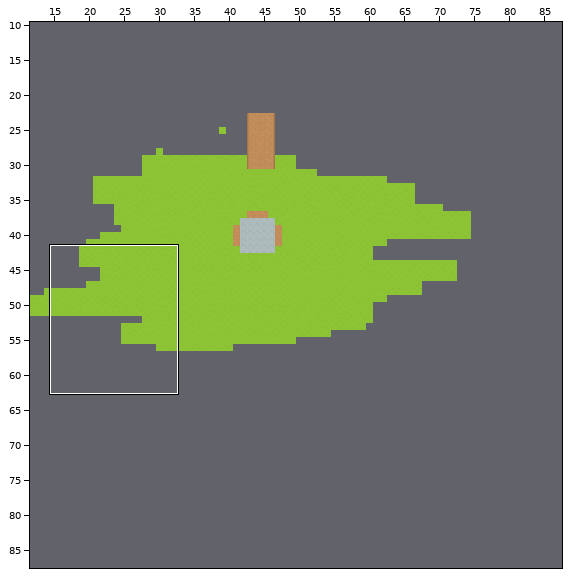
A Tiled map gets an edit: Assets/Tilemaps/seatest.tmx. Above, an overview of the earlier version with the close-up marked.
Close-up. The starting point:
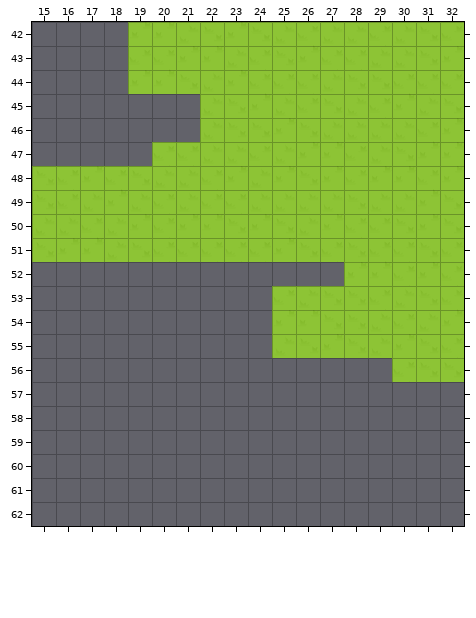
Cells are 32x32 px. Shown: x 15..32, y 42..62. The commit also changed other parts of the map, which this record leaves out.
Now the later version:
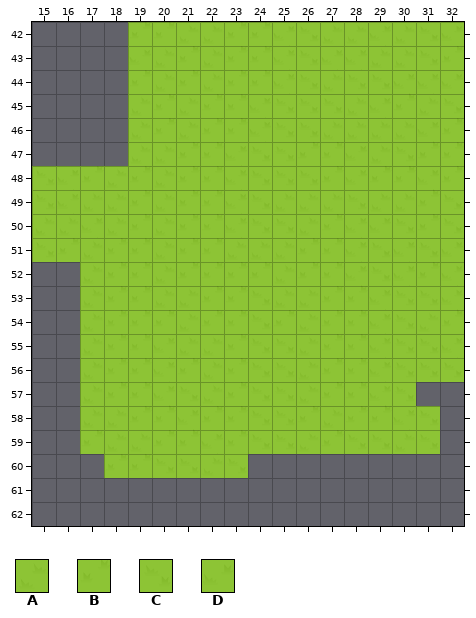
Key: from "RPGpack_sheet": A 41, B 42, C 81, D 82.
_ is an empty cell.
Changes in this commit:
Layer "Island":
There is now tile A in rows 45 to 46 at x 19 and 21; in row 47 at x 19; in row 52 at x 17, 20 and 25; in row 53 at x 17 and 20 to 21; in row 54 at x 17 and 21; in row 55 at x 17 and 21 to 22.
There is now tile A in rows 56 to 57 at x 17, 22 and 26; in row 58 at x 17 to 18 and 27; in row 59 at x 18 to 19, 26 and 30; in row 60 at x 22.
There is now tile B in rows 45 to 46 at x 20; in row 52 at x 18 to 19, 21 to 24 and 26 to 27; in row 53 at x 18 to 19 and 22 to 23; in row 54 at x 18 to 20 and 22 to 23; in row 55 at x 18 to 19 and 23; in row 56 at x 18 to 19, 21, 23 and 27 to 28.
There is now tile B in row 57 at x 18 to 19, 23 and 27 to 28; in row 58 at x 19 to 20, 22 to 23, 26 and 28 to 29; in row 59 at x 17, 20 to 21, 23 and 27; in row 60 at x 18 to 19.
There is now tile C in rows 53 to 55 at x 24; in row 56 at x 24 to 25; in row 57 at x 21, 24 to 25 and 30; in row 58 at x 24 to 25 and 31; in row 59 at x 24 to 25, 28 to 29 and 31; in row 60 at x 20 to 21 and 23.
There is now tile D in row 55 at x 20; in rows 56 to 57 at x 20 and 29; in row 58 at x 21 and 30; in row 59 at x 22.
Boxes around the changes in both close-ups, in picture pixels (x1, y1, x2, y2):
added: (128, 94, 200, 166)
added: (80, 262, 440, 478)
